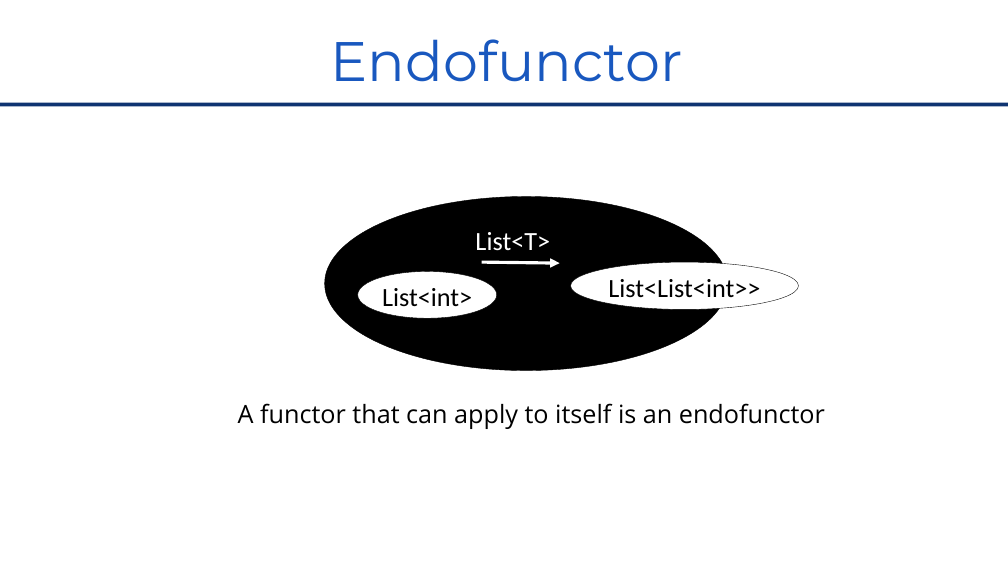
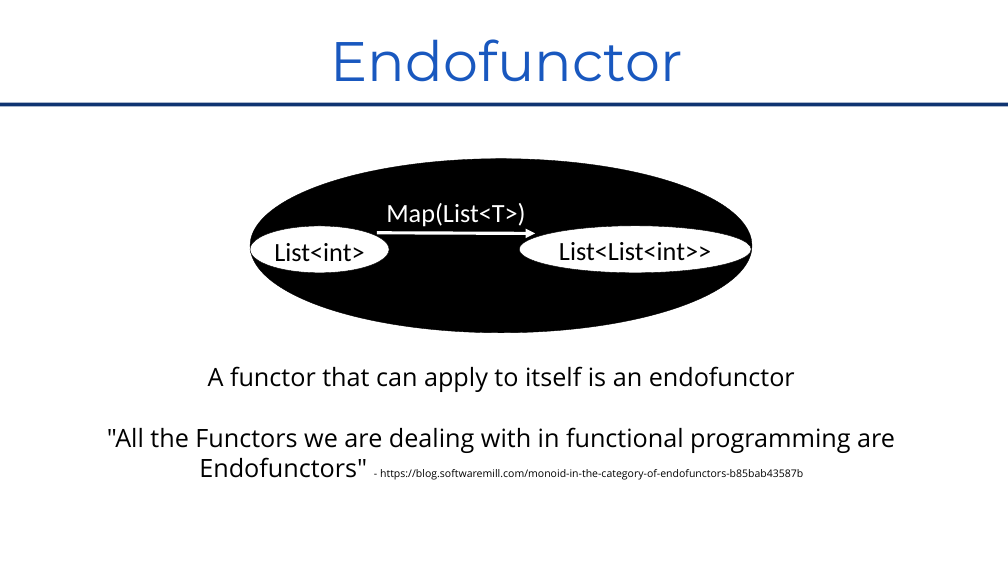
Before and after one commit to RomainTrm/CategoryTheoryYouAlreadyKnowIt, a slide deck: slide 36 of CategoryTheoryUniveristy_Devoxx_FR_2022.pptx (slide 35 before the commit). Drawn at 1008x567 pixels with LibreOffice and Linux fonts; fonts in the diff are those of the drawing; background and template pictures are left out. Boxes give left, top, right and bottom in pixels: in the first picture for what was removed or moved away, otherwise in the second. Text is boxed around its words. In the diff, an @@ line names an element or a change of style, - is before the commit and + after.

```diff
--- a/CategoryTheoryUniveristy_Devoxx_FR_2022.pptx
+++ b/CategoryTheoryUniveristy_Devoxx_FR_2022.pptx
@@ ellipse: place and size @@
-ellipse at (325, 197, 728, 370)
+ellipse at (250, 159, 752, 333)
@@ text at (386, 203, 525, 227): text changed @@
-List<T>
+Map(List<T>)
@@ ellipse "List<int>": place and size @@
-ellipse "List<int>" at (358, 271, 497, 318)
+ellipse "List<int>" at (250, 226, 389, 273)
@@ arrow moved from (482, 262) - (559, 263) to (377, 233) - (535, 234) @@
@@ ellipse "List<List<int>>": place and size @@
-ellipse "List<List<int>>" at (571, 262, 799, 309)
+ellipse "List<List<int>>" at (519, 226, 751, 273)
@@ text "A functor that can apply ...": place and size @@
-text "A functor that can apply ..." at (238, 403, 825, 429)
+text "A functor that can apply ..." at (107, 366, 895, 480)
@@ text at (107, 427, 895, 480): paragraph added @@
+"All the Functors we are dealing with in functional programming are Endofunctors" - https://blog.softwaremill.com/monoid-in-the-category-of-endofunctors-b85bab43587b
```
Also in this commit, not shown: 9 other slides changed, 1 slide added, 18 other files.
